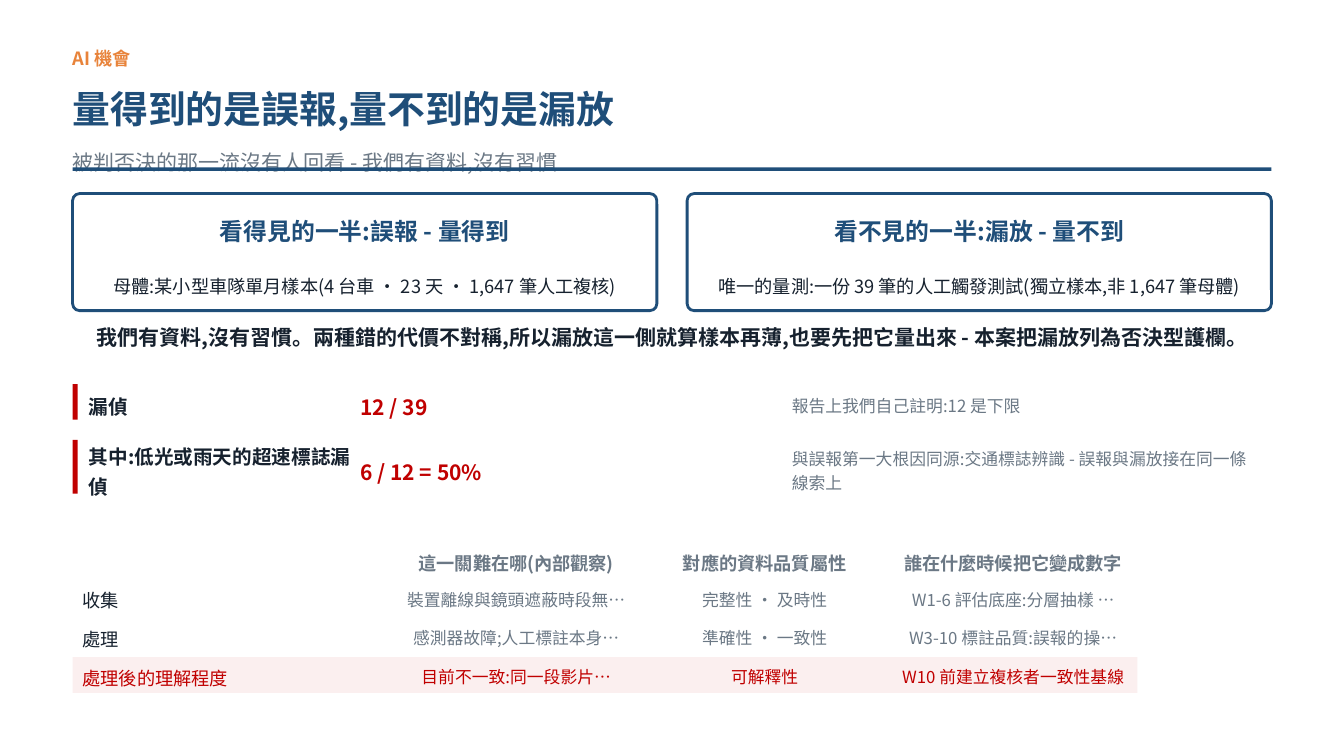
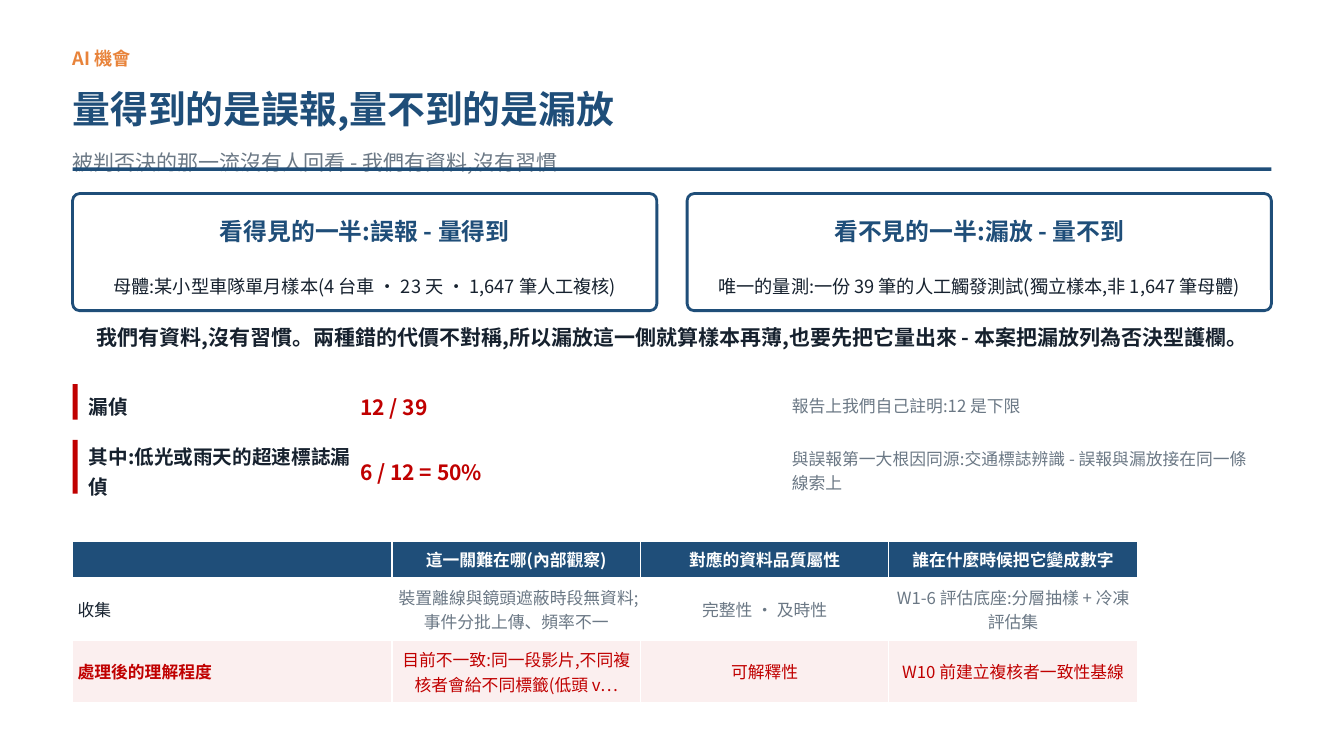
Before and after one commit to pokai-huang0828/UTS_workspace, a slide deck: slide 5 of Artificial Intelligence for Enterprises/Assessment3/Huang_26254793_421104_Assessment 3.pptx. Drawn at 1344x756 pixels with LibreOffice and Linux fonts; fonts in the diff are those of the drawing. Boxes give left, top, right and bottom in pixels: in the first picture for what was removed or moved away, otherwise in the second. Text is boxed around its words. In the diff, an @@ line names an element or a change of style, - is before the commit and + after.

```diff
--- a/Artificial Intelligence for Enterprises/Assessment3/Huang_26254793_421104_Assessment 3.pptx
+++ b/Artificial Intelligence for Enterprises/Assessment3/Huang_26254793_421104_Assessment 3.pptx
@@ table added at (x1=73, y1=541, x2=1136, y2=703), 3 rows, 4 columns @@
+ | 這一關難在哪(內部觀察) | 對應的資料品質屬性 | 誰在什麼時候把它變成數字
+收集 | 裝置離線與鏡頭遮蔽時段無資料;事件分批上傳、頻率不一 | 完整性 · 及時性 | W1-6 評估底座:分層抽樣 + 冷凍評估集
+處理後的理解程度 | 目前不一致:同一段影片,不同複核者會給不同標籤(低頭 v… | 可解釋性 | W10 前建立複核者一致性基線
@@ text removed at (x1=419, y1=554, x2=614, y2=574) @@
-這一關難在哪(內部觀察)
@@ text removed at (x1=683, y1=554, x2=846, y2=572) @@
-對應的資料品質屬性
@@ text removed at (x1=904, y1=554, x2=1122, y2=572) @@
-誰在什麼時候把它變成數字
@@ text removed at (x1=83, y1=591, x2=119, y2=609) @@
-收集
@@ text removed at (x1=407, y1=592, x2=625, y2=608) @@
-裝置離線與鏡頭遮蔽時段無…
@@ text removed at (x1=702, y1=592, x2=827, y2=608) @@
-完整性 · 及時性
@@ text removed at (x1=912, y1=592, x2=1094, y2=608) @@
-W1-6 評估底座:分層抽樣 …
@@ rectangle removed at (x1=73, y1=657, x2=1137, y2=693) @@
@@ text removed at (x1=83, y1=630, x2=119, y2=648) @@
-處理
@@ text removed at (x1=413, y1=630, x2=619, y2=647) @@
-感測器故障;人工標註本身…
@@ text removed at (x1=702, y1=630, x2=827, y2=646) @@
-準確性 · 一致性
@@ text removed at (x1=909, y1=630, x2=1117, y2=646) @@
-W3-10 標註品質:誤報的操…
@@ text removed at (x1=83, y1=669, x2=228, y2=687) @@
-處理後的理解程度
@@ text removed at (x1=421, y1=669, x2=610, y2=685) @@
-目前不一致:同一段影片…
@@ text removed at (x1=731, y1=669, x2=798, y2=685) @@
-可解釋性
@@ text removed at (x1=902, y1=669, x2=1124, y2=685) @@
-W10 前建立複核者一致性基線
```
Also in this commit, not shown: 7 other slides changed, 2 other files.
